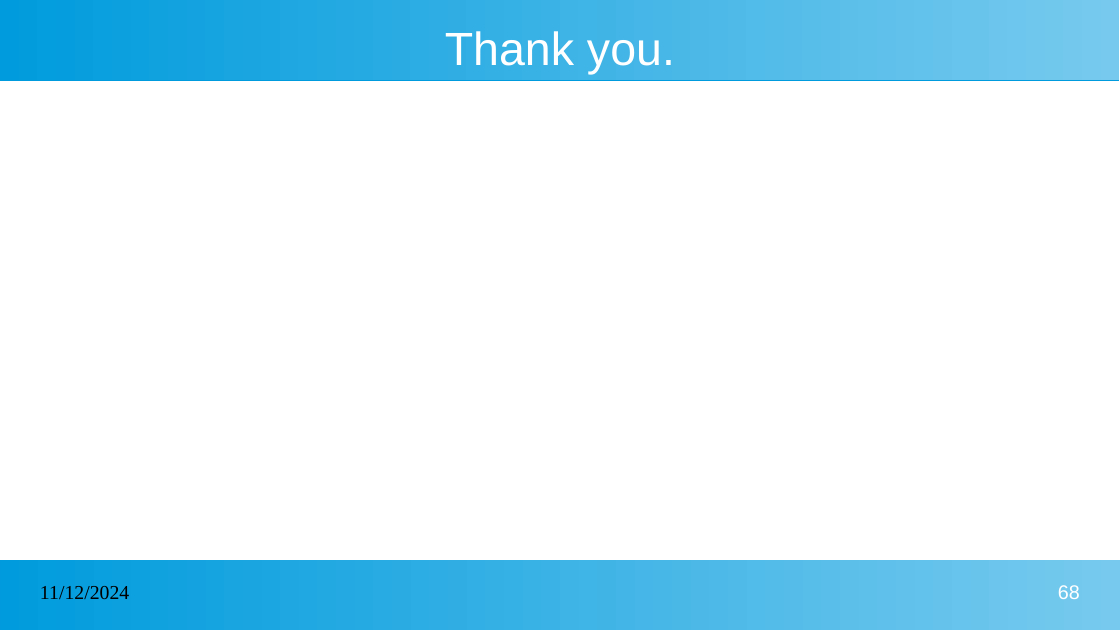
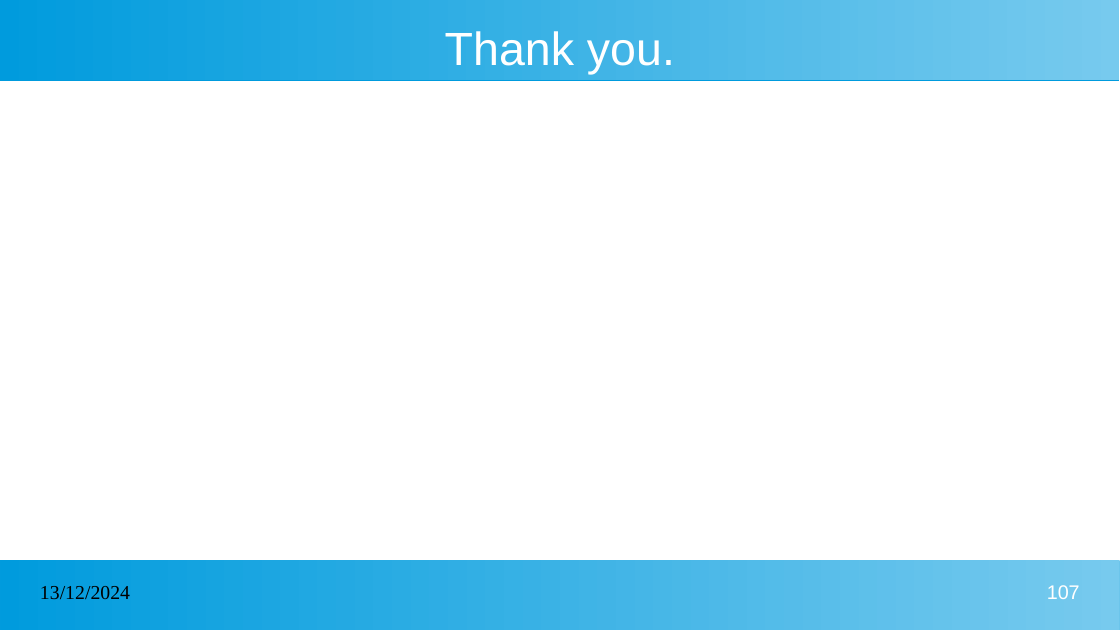
Before and after one commit to kcharankumar/MLA_Java_Arya, a slide deck: slide 107 of MLA Java Arya 1st week.pptx (slide 68 before the commit). Drawn at 1120x630 pixels with LibreOffice and Linux fonts; fonts in the diff are those of the drawing. Boxes give left, top, right and bottom in pixels: in the first picture for what was removed or moved away, otherwise in the second. Text is boxed around its words. In the diff, an @@ line names an element or a change of style, - is before the commit and + after.

```diff
--- a/MLA Java Arya 1st week.pptx
+++ b/MLA Java Arya 1st week.pptx
@@ text at bbox=[40, 586, 130, 600]: text changed @@
-11/12/2024
+13/12/2024
@@ page number at bbox=[1047, 585, 1080, 599]: text changed @@
-68
+107
```
Also in this commit, not shown: 66 other slides changed, 39 slides added.
